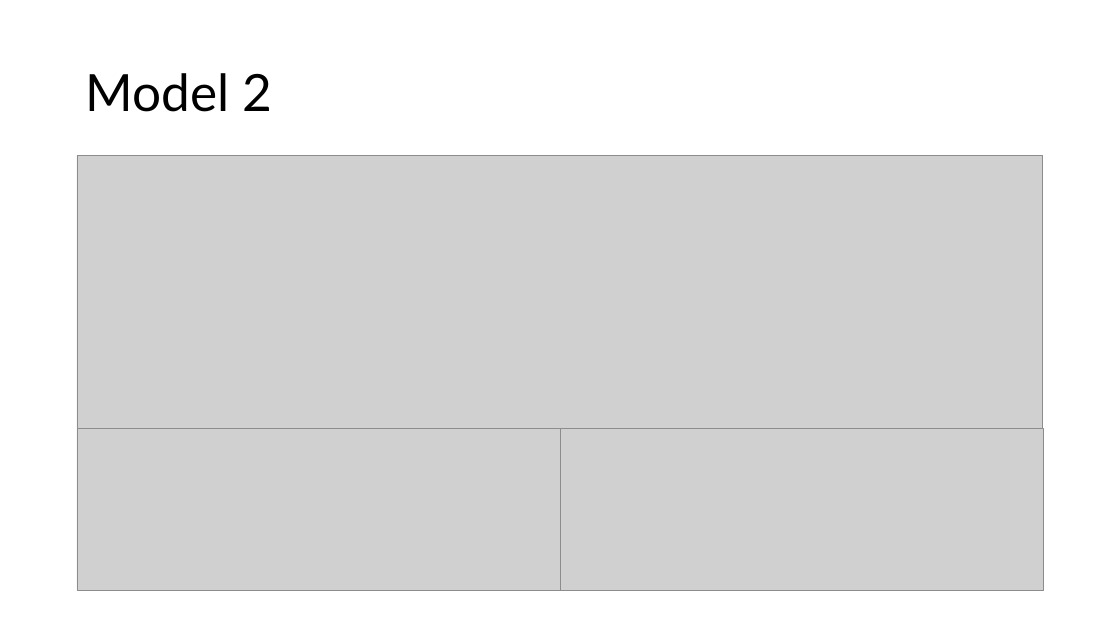
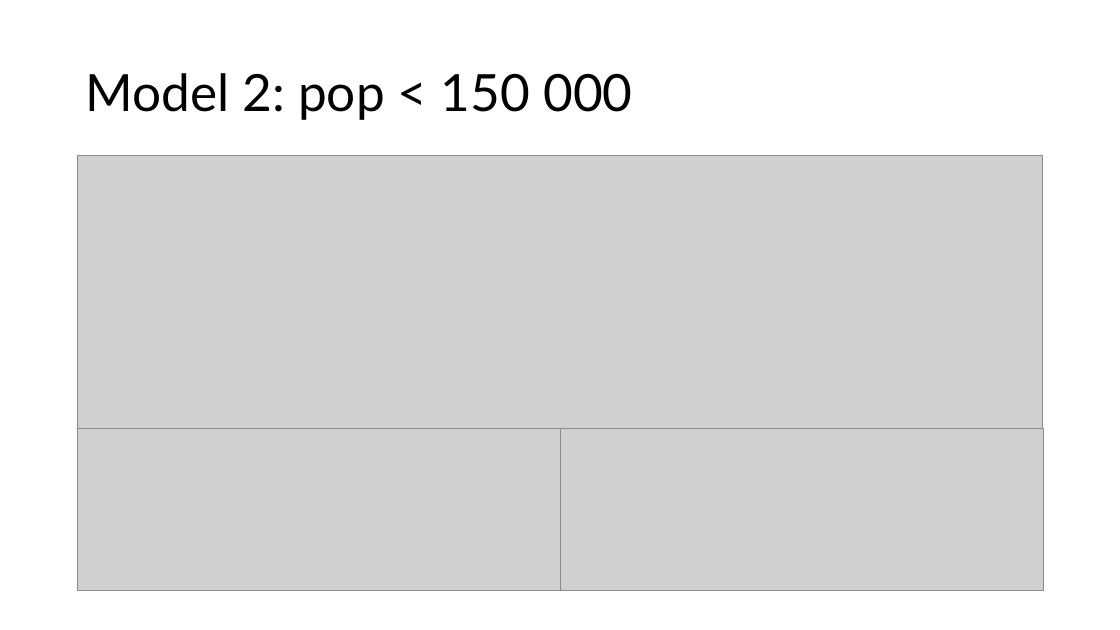
Before and after one commit to sanderseriksen/BAN440-Term-Paper, a slide deck: slide 17 of BAN440 – Term Paper Idea.pptx (slide 16 before the commit). Drawn at 1120x630 pixels with LibreOffice and Linux fonts; fonts in the diff are those of the drawing; grey boxes stand for pictures. Boxes give left, top, right and bottom in pixels: in the first picture for what was removed or moved away, otherwise in the second. Text is boxed around its words. In the diff, an @@ line names an element or a change of style, - is before the commit and + after.

```diff
--- a/BAN440 – Term Paper Idea.pptx
+++ b/BAN440 – Term Paper Idea.pptx
@@ title at [85, 73, 632, 120]: text changed @@
-Model 2
+Model 2: pop < 150 000
```
Also in this commit, not shown: 3 other slides changed, 1 slide added, 2 other files.
